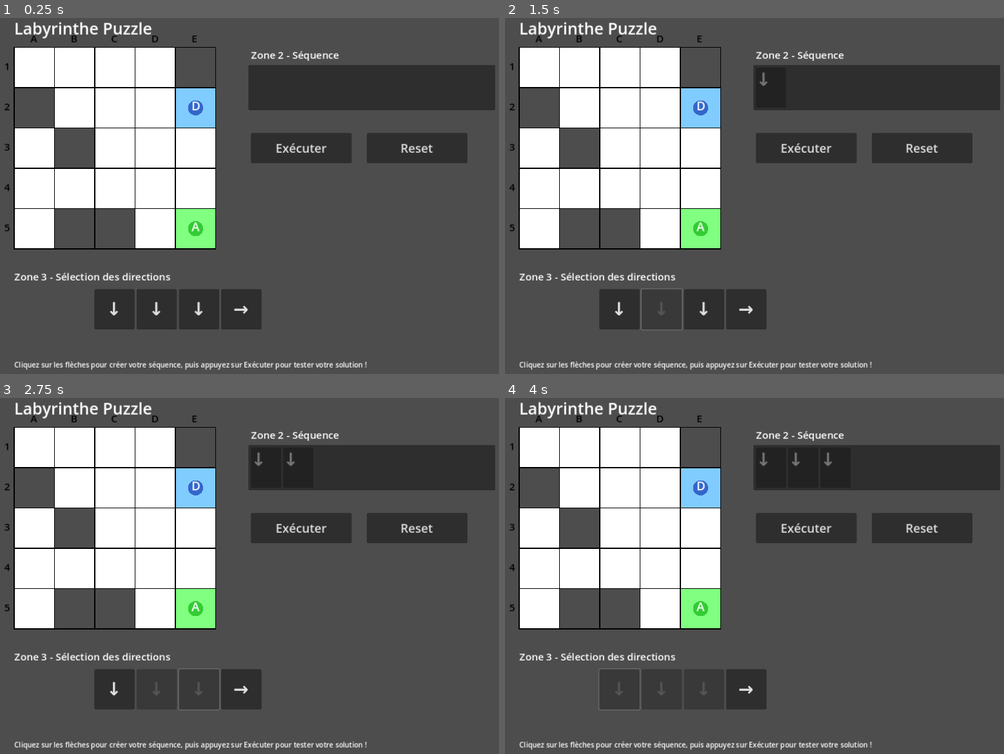
Above: before the commit, frames 1-4 (two rows, left to right).
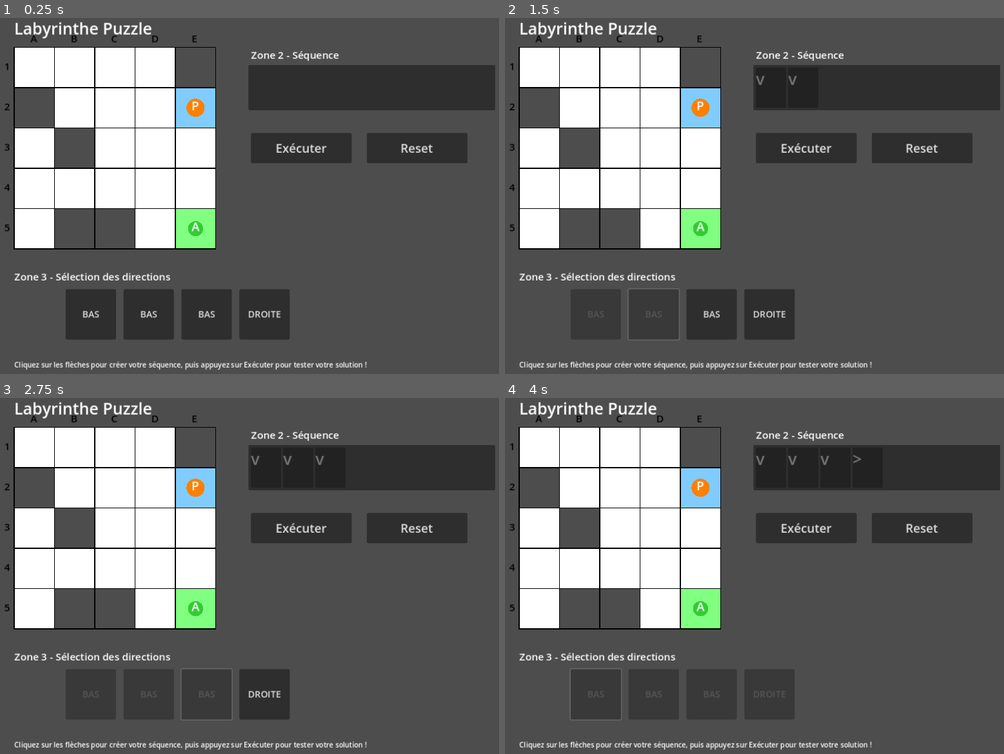
Above: after the commit, the same moments.

Repository: Robbibb/Labirinthe_Godot
Game: Godot game, scene res://Main.tscn
The game is run twice, just before and just after one commit, with the same random seed, the same clock (stepped at 60 frames per second) and the same inputs.
Inputs (mouse positions are in pixels of both pictures, inside the frame that each line leads up to):
- Up to frame 1 (0.25 s): no input
- Up to frame 2 (1.5 s): click (594, 313) at 0.5 s, where only the run after the commit has a clickable "BAS"; click (654, 313) at 1.25 s, where only the run after the commit has a clickable "BAS"
- Up to frame 3 (2.75 s): click (204, 693) at 2 s, where only the run after the commit has a clickable "BAS"
- Up to frame 4 (4 s): click (769, 693) at 2.75 s, where only the run after the commit has a clickable "DROITE"; click (619, 689) at 3.5 s, where only the run before the commit has a clickable "↓"

The runs differ from the first frame. In frame 1, 3.2% of the frame differs, in the area x 13-59%, y 22-91%; in frame 2, 2.1%; in frame 3, 1.7%; in frame 4, 0.6%.

Commit message:
Corriger l'affichage des boutons de direction et du joueur
- Remplacer les flèches Unicode par du texte simple (DROITE, GAUCHE, HAUT, BAS)
- Ajouter le dessin du joueur directement dans la grille
- Augmenter la taille des boutons pour meilleure visibilité
- Utiliser des symboles ASCII dans le séquenceur (>, <, ^, v)

Diff:
--- a/DirectionSelector.gd
+++ b/DirectionSelector.gd
@@ -24,27 +24,28 @@
 	# Créer un conteneur horizontal pour les boutons
 	var buttons_container = HBoxContainer.new()
 	buttons_container.alignment = BoxContainer.ALIGNMENT_CENTER
+	buttons_container.add_theme_constant_override("separation", 15)
 	add_child(buttons_container)
 
 	# Créer les boutons pour chaque direction disponible
 	for direction in available_directions:
 		var button = Button.new()
-		button.custom_minimum_size = Vector2(80, 80)
+		button.custom_minimum_size = Vector2(100, 100)
 
 		# Texte du bouton selon la direction
 		var arrow_text = ""
 		match direction:
 			0:  # RIGHT
-				arrow_text = "→"
+				arrow_text = "DROITE"
 			1:  # LEFT
-				arrow_text = "←"
+				arrow_text = "GAUCHE"
 			2:  # UP
-				arrow_text = "↑"
+				arrow_text = "HAUT"
 			3:  # DOWN
-				arrow_text = "↓"
+				arrow_text = "BAS"
 
 		button.text = arrow_text
-		button.add_theme_font_size_override("font_size", 36)
+		button.add_theme_font_size_override("font_size", 18)
 
 		# Stocker la direction dans les métadonnées du bouton
 		button.set_meta("direction", direction)
--- a/GameManager.gd
+++ b/GameManager.gd
@@ -213,9 +213,8 @@
 
 func update_player_position():
 	"""Met à jour la position visuelle du joueur"""
-	if player_sprite and grid:
-		var pixel_pos = grid.grid_to_pixel(current_pos)
-		player_sprite.position = pixel_pos
+	if grid:
+		grid.set_player_position(current_pos)
 
 func show_error():
 	"""Affiche une animation d'erreur"""
--- a/Grid.gd
+++ b/Grid.gd
@@ -6,6 +6,7 @@
 var start_pos = Vector2i(0, 0)
 var end_pos = Vector2i(4, 4)
 var obstacles = []
+var player_pos = Vector2i(0, 0)
 
 func _ready():
 	queue_redraw()
@@ -14,7 +15,13 @@
 	"""Configure la grille avec les positions de départ, arrivée et obstacles"""
 	start_pos = start
 	end_pos = end
+	player_pos = start
 	obstacles = obs.duplicate()
+	queue_redraw()
+
+func set_player_position(pos: Vector2i):
+	"""Met à jour la position du joueur"""
+	player_pos = pos
 	queue_redraw()
 
 func grid_to_pixel(grid_pos: Vector2i) -> Vector2:
@@ -58,3 +65,7 @@
 
 	draw_circle(grid_to_pixel(end_pos), 15, Color(0.2, 0.8, 0.2))
 	draw_string(ThemeDB.fallback_font, grid_to_pixel(end_pos) - Vector2(8, -5), "A", HORIZONTAL_ALIGNMENT_LEFT, -1, 24, Color.WHITE)
+
+	# Dessiner le joueur
+	draw_circle(grid_to_pixel(player_pos), 18, Color(1.0, 0.5, 0.0))
+	draw_string(ThemeDB.fallback_font, grid_to_pixel(player_pos) - Vector2(8, -5), "P", HORIZONTAL_ALIGNMENT_LEFT, -1, 24, Color.WHITE)
--- a/Sequencer.gd
+++ b/Sequencer.gd
@@ -32,16 +32,16 @@
 	var arrow_text = ""
 	match direction:
 		0:  # RIGHT
-			arrow_text = "→"
+			arrow_text = ">"
 		1:  # LEFT
-			arrow_text = "←"
+			arrow_text = "<"
 		2:  # UP
-			arrow_text = "↑"
+			arrow_text = "^"
 		3:  # DOWN
-			arrow_text = "↓"
+			arrow_text = "v"
 
 	arrow_label.text = arrow_text
-	arrow_label.add_theme_font_size_override("font_size", 36)
+	arrow_label.add_theme_font_size_override("font_size", 32)
 
 	arrow_panel.add_child(arrow_label)
 	add_child(arrow_panel)
